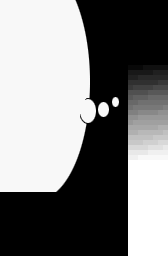
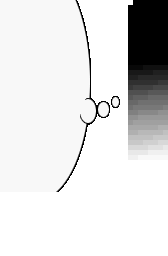
Layers edited between the first and the second (168, 256) image:
painted on "Layer 0" over <box>0,0,133,256</box>
